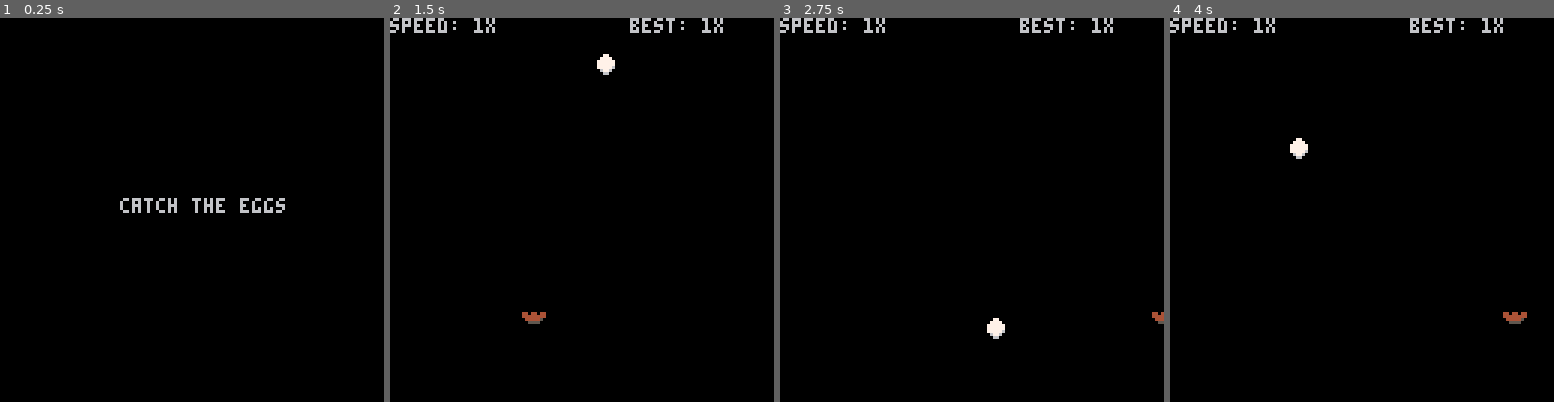
Above: before the commit, frames 1-4 (left to right).
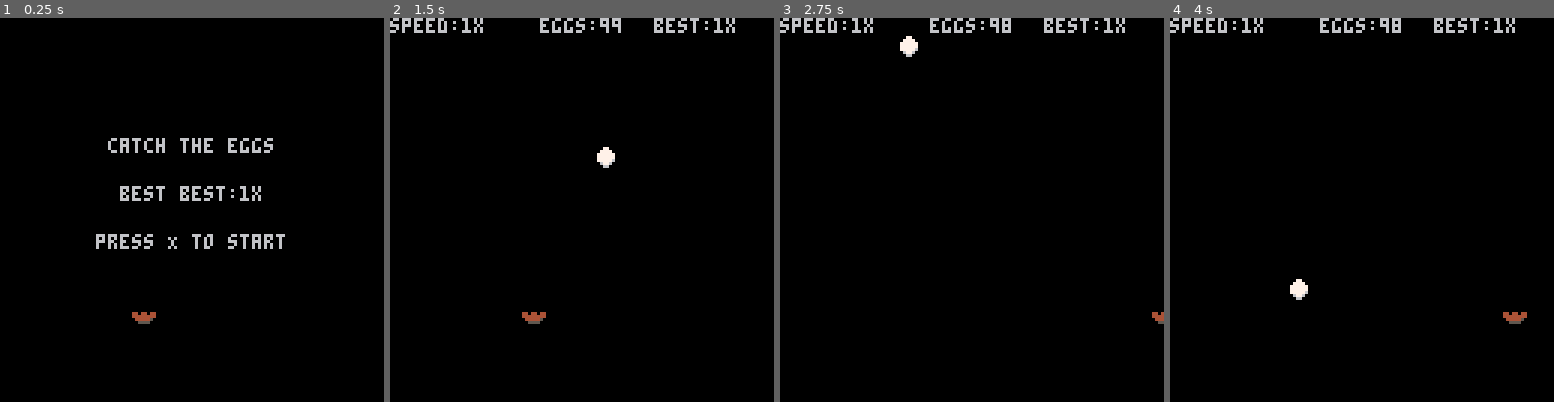
Above: after the commit, the same moments.

Repository: samskivert/momg
Game: PICO-8 cartridge eggcatch.p8
Two runs of this game, one before a commit and one after it. Both use one fixed random seed, a clock stepped at 60 frames per second and the inputs below.
Inputs:
- Up to frame 1 (0.25 s): no input
- Up to frame 2 (1.5 s): tap X (X key) at 0.33, 1.07 s
- Up to frame 3 (2.75 s): hold Right 1.6-2.1 s; tap X (X key) at 1.85 s; hold Right from 2.47 s (still down)
- Up to frame 4 (4 s): tap X (X key) at 2.97 s; release Right at 3.03 s; hold Left 3.08-3.58 s

The runs differ from the first frame. In frame 1, 2.6% of the frame differs, in the area x 25-75%, y 31-80%; in frame 2, 1.3%; in frame 3, 1.4%; in frame 4, 1.4%.

Commit message:
Better overall game flow.
You get 100 eggs, and you try to get the best speed you can with that. Then we
track your best best speed as a high score.

Diff:
--- a/eggcatch.lua
+++ b/eggcatch.lua
@@ -1,10 +1,10 @@
+splash_mode = true
 score = 0
-next_egg_x = 0
-egg_freq = 2
-gravity = 0.01
 speed_factor = 1
 best_speed = 1
-splash_time = 1
+best_best_speed = 1
+eggs_remain = 0
+next_egg_x = 0
 ctrl_flip = 1
 xnest = {life=0, ax=0} -- placeholder
 
@@ -14,13 +14,33 @@
   best_speed = max(speed_factor, best_speed)
 end
 
+function print_center (text, y)
+  local x = (128 - #text*4)/2
+  print(text, x, y)
+end
+
 function draw_splash ()
-  print("catch the eggs", 40, 60)
+  if (best_speed == 1) then
+    print_center("catch the eggs", 40)
+    print_center("best best:"..best_best_speed.."x", 56)
+    print_center("press X to start", 72)
+  else
+    if (best_speed > best_best_speed) then
+      print_center("new best best!", 26)
+      print_center(best_speed.."x", 40)
+    else
+      print_center("good job!", 26)
+      print_center("best:"..best_speed.."x", 40)
+      print_center("best best:"..best_best_speed.."x", 56)
+    end
+    print_center("press X to play again", 72)
+  end
 end
 
 function draw_hud ()
-  print("speed: "..speed_factor.."x", 0, 0)
-  print("best: "..best_speed.."x", 80, 0)
+  print("speed:"..speed_factor.."x", 0, 0)
+  print("eggs:"..eggs_remain, 50, 0)
+  print("best:"..best_speed.."x", 88, 0)
 end
 
 function create_nest(x)
@@ -39,11 +59,16 @@
   egg.frames = 2
   egg.h = 0.1
   egg.fx = 0.99
-  egg.ay = gravity * speed_factor
+  egg.ay = 0.01 * speed_factor
   ctrl_flip = 1 -- reset control flip
 end
 
 function drop_next_egg ()
+  if (eggs_remain == 0) then
+    splash_mode = true
+    return
+  end
+
   next_egg_x = 8 + (rnd(6) - 3) * min(speed_factor, 2)
   local r = rnd(100)
   if (speed_factor >= 2 and r < 5) then
@@ -53,9 +78,35 @@
   else
     drop_egg(4)
   end
+  eggs_remain -= 1
+end
+
+function start_game ()
+  splash_mode = false
+  -- note the old best best speed
+  best_best_speed = max(best_speed, best_best_speed)
+  -- reset for the new game
+  score = 0
+  speed_factor = 1
+  best_speed = 1
+  eggs_remain = 100
+  drop_next_egg()
+end
+
+function make_bird (k, x, y, tx)
+  local bird = make_particle(k, x, y, 1)
+  bird.frames = 2
+  bird.dframe = 0.5
+  bird.life = 50
+  bird.dlife = 1
+  bird.vx = (tx - x)/10
+  bird.vy = -0.1 - rnd(0.2)
+  bird.ay = -0.05
+  return bird
 end
 
 function _init ()
+  nest = create_nest(6)
 end
 
 function on_collide (a1, a2)
@@ -67,14 +118,7 @@
     crack.life = 3
     crack.dlife = 1
     drop_next_egg()
-    local bird = make_particle(a2.k-2, a2.x, a2.y, a2.d)
-    bird.frames = 2
-    bird.dframe = 0.5
-    bird.life = 50
-    bird.dlife = 1
-    bird.vx = (next_egg_x - a2.x)/10
-    bird.vy = -0.1 - rnd(0.2)
-    bird.ay = -0.05
+    local bird = make_bird(a2.k-2, a2.x, a2.y, next_egg_x)
     -- if they caught a white or golden egg, score goes up 1
     if (a2.k == 4 or a2.k == 20) then
       adjust_score(1)
@@ -98,12 +142,15 @@
 
 function _update ()
   local t = time()
-  if (t < splash_time) then
-    return
-  elseif (splash_time > 0) then
-    splash_time = 0
-    nest = create_nest(6)
-    drop_next_egg()
+
+  if (splash_mode) then
+    if (btn(5)) then
+      start_game()
+    else
+      if (rnd(120) <= 1) then
+        make_bird(2, nest.x, nest.y, rnd(16))
+      end
+    end
   end
 
   update_actors()
@@ -138,10 +185,10 @@
 
 function _draw ()
   cls()
-  if (splash_time > 0) then
+  if (splash_mode) then
     draw_splash()
   else
-    draw_actors()
     draw_hud()
   end
+  draw_actors()
 end
